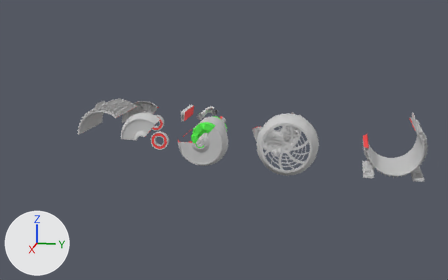
The FBX model Assets/Project/Motor/Model/Motor.FBX as it was, and as the next commit left it.
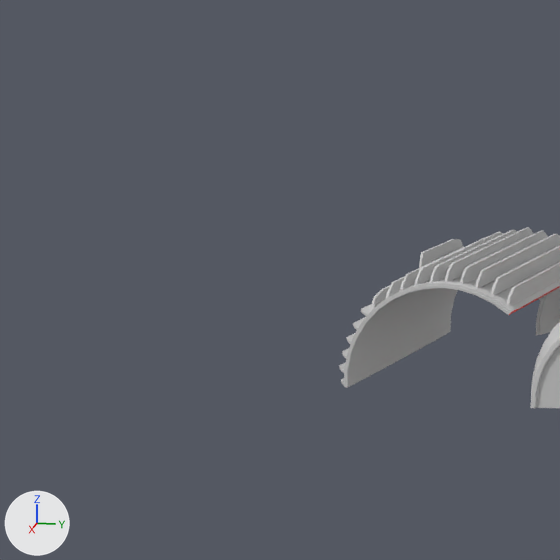
The first picture shows the older version from a camera (50 mm lens) standing at (14.13, 1.41, 3.94) and looking at (0.01, -1.41, 0.41). The close-ups show both versions on the part from 0% to 28% of the width and 17% to 62% of the height of that picture; other places that the commit changed are outside them. Arrows for +X, +Y and +Z are at lower left; the lights stay in place. Where no turn or scale is listed for an object, it has been applied to the vertices.

Objects in the first close-up: '前蓋41', '外殼41', '後蓋41'.
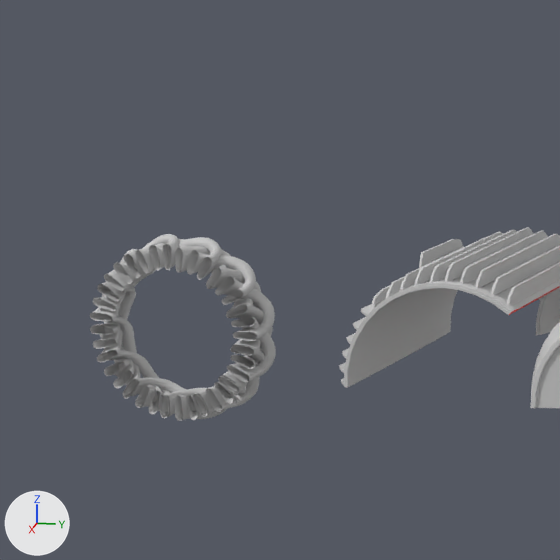
Where the change shows, as pixel boxes [x1, y1, x2, y2] in the close-ups (560 x 560 px):
'線圈整體', added: after [90, 234, 276, 421]

The change, as a list of edits to the scene's bpy script:
```text
Add me_mesh_014:
    me_mesh_014.from_pydata(...)  # 8736 vertices, 8256 faces; spans x -0.499..-0.216, y -0.547..0.547, z -0.547..0.547
    me_mesh_014.materials.append(mat_02___default)  # its picture is missing
Add ob_線圈整體:
    ob_線圈整體 = bpy.data.objects.new('線圈整體', me_mesh_014)
    ob_線圈整體.location = (0.139, -6.217, 0.613)
```
